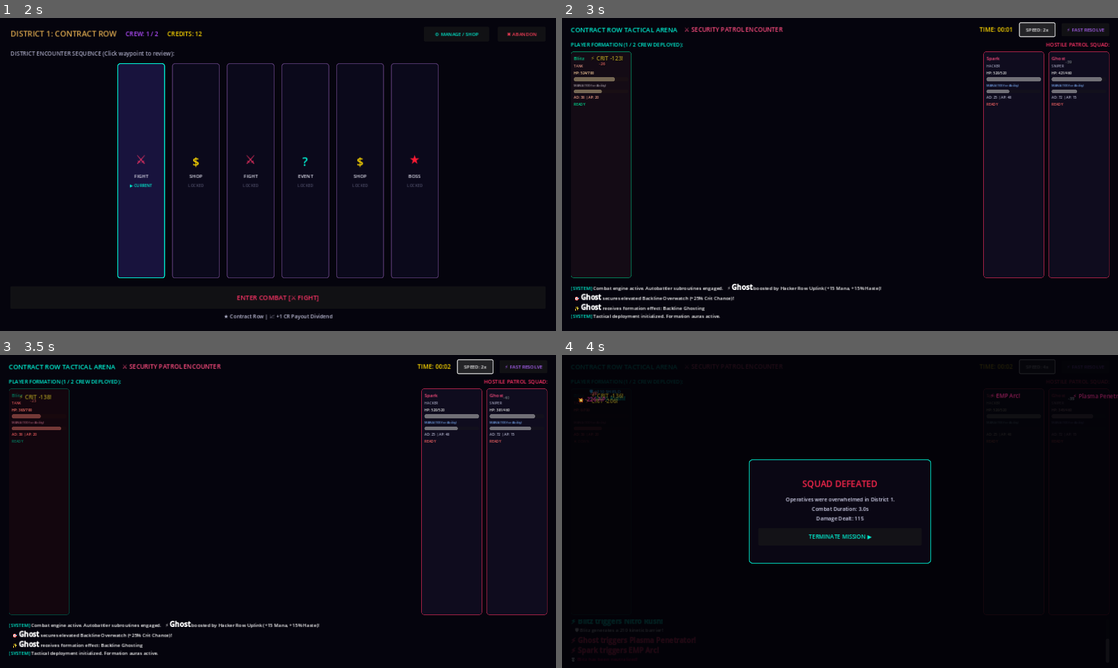
Above: before the commit, frames 1-4 (two rows, left to right).
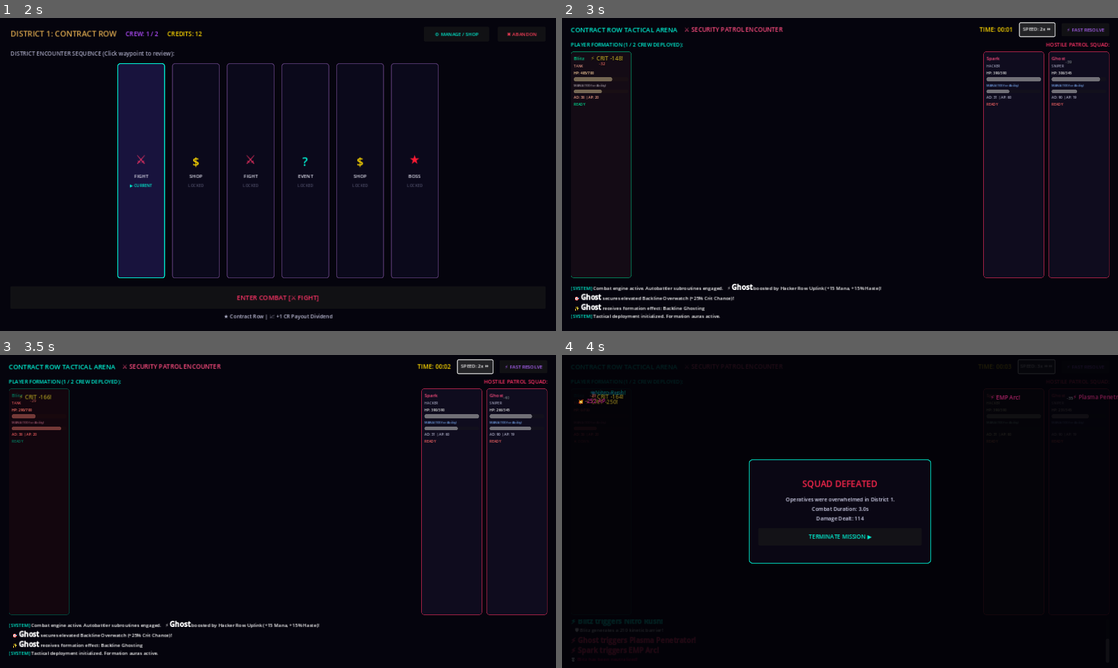
Above: after the commit, the same moments.

Repository: TheStickface/Cyberstack
Game: Godot game, scene res://src/ui/screens/Main.tscn
Two runs of this game, one before a commit and one after it. Both use one fixed random seed, a clock stepped at 60 frames per second and the inputs below.
Inputs:
- Up to frame 1 (2 s): click "[INITIATE JOB / NEW RUN]" at 0.5 s; click "▶ [LOCK IN & DEPLOY]" at 1.25 s
- Up to frame 2 (3 s): click "ENTER COMBAT [⚔ FIGHT]" at 2 s; click "SPEED: 1x" at 2.75 s
- Up to frame 3 (3.5 s): no input
- Up to frame 4 (4 s): click "SPEED: 2x" (after the commit: "SPEED: 2x ⏩") at 3.5 s

Frame 1 is identical in both runs. In frame 2, 0.1% of the frame differs, in the area x 3-98%, y 2-26%; in frame 3, 0.1%; in frame 4, 0.3%, in the area x 3-100%, y 1-53%.
Error in both runs: Invalid call. Nonexistent function 'to_local' in base 'Control (TacticalTetherOverlay)'. (res://src/ui/screens/CombatMockArena.gd:134)

Commit message:
feat(combat): implement Proposal 1 combat speed turbo controls and sharpened D1 encounter pacing curve

Diff:
--- a/src/core/Constants.gd
+++ b/src/core/Constants.gd
@@ -129,8 +129,8 @@
 
 # Enemy Stat Scaling Multipliers per District (HP, Damage)
 const DISTRICT_ENEMY_SCALING: Dictionary = {
-	1: { "hp_mult": 1.00, "dmg_mult": 1.00 },
-	2: { "hp_mult": 1.20, "dmg_mult": 1.15 },
+	1: { "hp_mult": 0.75, "dmg_mult": 1.25 },
+	2: { "hp_mult": 1.20, "dmg_mult": 1.20 },
 	3: { "hp_mult": 1.95, "dmg_mult": 1.55 },
 	4: { "hp_mult": 2.25, "dmg_mult": 1.70 },
 	5: { "hp_mult": 2.50, "dmg_mult": 1.85 }
--- a/src/ui/screens/CombatMockArena.gd
+++ b/src/ui/screens/CombatMockArena.gd
@@ -822,15 +822,18 @@
 		combat_log.append_text(msg + "\n")
 
 func _on_speed_btn_pressed() -> void:
-	if speed_multiplier == 1.0:
+	if is_equal_approx(speed_multiplier, 1.0):
 		speed_multiplier = 2.0
-		speed_btn.text = "SPEED: 2x"
-	elif speed_multiplier == 2.0:
-		speed_multiplier = 4.0
-		speed_btn.text = "SPEED: 4x"
+		speed_btn.text = "SPEED: 2x ⏩"
+	elif is_equal_approx(speed_multiplier, 2.0):
+		speed_multiplier = 3.0
+		speed_btn.text = "SPEED: 3x ⏩⏩"
+	elif is_equal_approx(speed_multiplier, 3.0):
+		speed_multiplier = 5.0
+		speed_btn.text = "TURBO: 5x ⚡"
 	else:
 		speed_multiplier = 1.0
-		speed_btn.text = "SPEED: 1x"
+		speed_btn.text = "SPEED: 1x ▶"
 
 func _on_skip_btn_pressed() -> void:
 	# Run simulation to immediate conclusion
--- a/tests/test_balance_simulator.gd
+++ b/tests/test_balance_simulator.gd
@@ -232,7 +232,7 @@
 	return {"passed": true, "assertions": 6}
 
 func test_matrix_reports_conditional_clear_and_economy() -> Dictionary:
-	var report_data = BalanceSimulatorScript.run_10k_full_runs_matrix(repo, 40)
+	var report_data = BalanceSimulatorScript.run_10k_full_runs_matrix(repo, 60)
 
 	for key in ["conditional_clear", "economy", "combat_margin", "total_fights_won", "avg_fights_won"]:
 		if not report_data.has(key):
@@ -241,8 +241,8 @@
 	var cc: Dictionary = report_data["conditional_clear"]
 	if not cc.has(1) or not cc[1].has("reached") or not cc[1].has("rate"):
 		return {"passed": false, "message": "conditional_clear milestones malformed", "assertions": 2}
-	if cc[1]["reached"] != 40:
-		return {"passed": false, "message": "All 40 runs should reach District 1, got %d" % cc[1]["reached"], "assertions": 3}
+	if cc[1]["reached"] != 60:
+		return {"passed": false, "message": "All 60 runs should reach District 1, got %d" % cc[1]["reached"], "assertions": 3}
 	if cc[4]["rate"] < cc[1]["rate"] - 0.001:
 		return {"passed": false, "message": "Conditional clear rate should not drop as run progresses", "assertions": 4}
 
@@ -252,7 +252,7 @@
 	return {"passed": true, "assertions": 5}
 
 func test_report_includes_new_metric_sections() -> Dictionary:
-	var report_data = BalanceSimulatorScript.run_10k_full_runs_matrix(repo, 40)
+	var report_data = BalanceSimulatorScript.run_10k_full_runs_matrix(repo, 60)
 	var report = BalanceSimulatorScript.generate_full_runs_markdown_report(report_data)
 
 	for heading in ["Conditional Clear Probability", "Combat Closeness", "Economy & Credit Flow"]:
